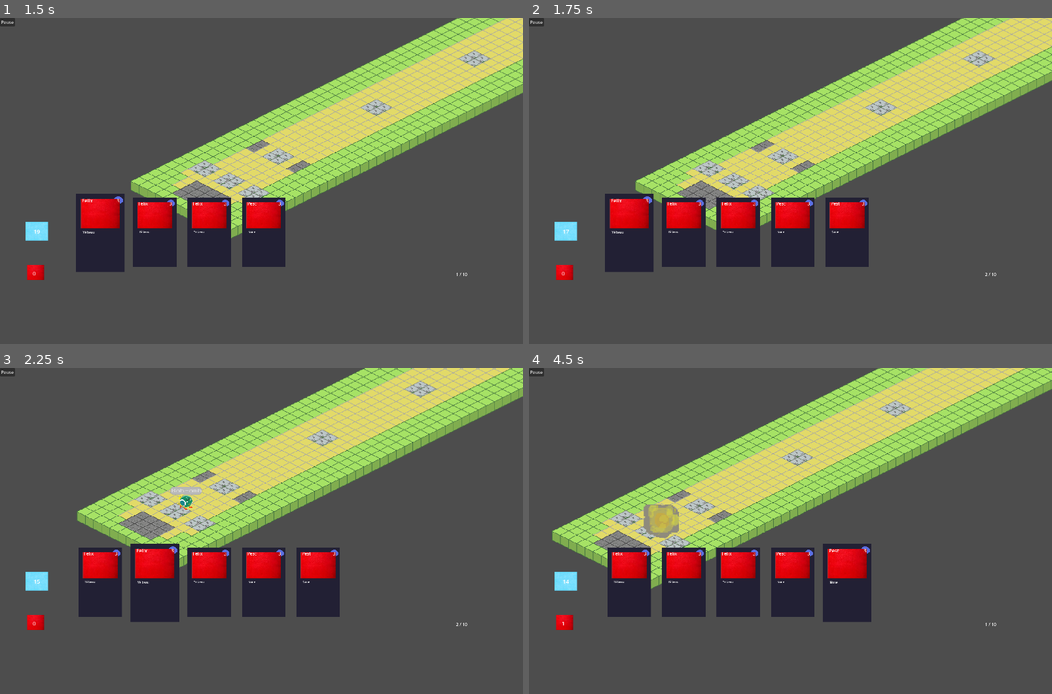
Above: before the commit, frames 1-4 (two rows, left to right).
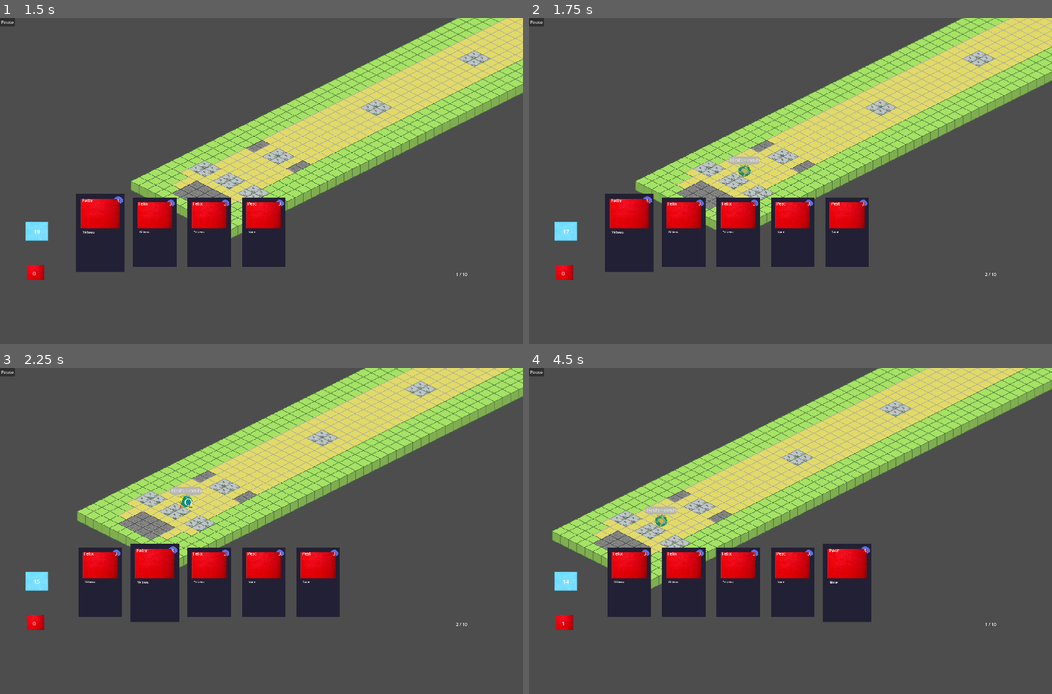
Above: after the commit, the same moments.

Repository: ShroomySquid/LudumDare56
Game: Godot game, scene res://scenes/start_screen.tscn
Two runs of this game, one before a commit and one after it. Both use one fixed random seed, a clock stepped at 60 frames per second and the inputs below.
Inputs (mouse positions are in pixels of both pictures, inside the frame that each line leads up to):
- Up to frame 1 (1.5 s): click "Start" at 0.5 s; move the mouse to (99, 233) at 1.27 s; hold D (right) from 1.28 s (still down); hold B (B) from 1.28 s (still down)
- Up to frame 2 (1.75 s): keep holding D (right); keep holding B (B); tap M (M, bound only after the commit) at 1.55 s
- Up to frame 3 (2.25 s): move the mouse to (156, 583) at 2.02 s; release D (right) at 2.03 s; release B (B) at 2.03 s; hold S (down) from 2.03 s (still down); tap M (M, bound only after the commit) at 2.1 s
- Up to frame 4 (4.5 s): tap B (B) at 2.3, 3.8 s; move the mouse to (738, 583) at 2.77 s; release S (down) at 2.78 s; hold D (right) 2.78-3.53 s; hold B (B) 2.78-3.53 s; tap M (M, bound only after the commit) at 3.05 s; move the mouse to (790, 583) at 3.52 s; hold W (up) 3.53-4.28 s; click (790, 583) at 3.6 s; move the mouse to (848, 583) at 4.27 s; hold A (left) from 4.28 s (still down); hold Right mouse button (RightClick) from 4.28 s (still down)

Frame 1 is identical in both runs. In frame 2, 0.2% of the frame differs, in the area x 38-45%, y 42-50%; in frame 3, less than 0.1%; in frame 4, 0.6%, in the area x 21-29%, y 41-53%.

Commit message:
changed keys and fixed bug with attack animation

Diff:
--- a/Scripts/Creatures/bob_omb.gd
+++ b/Scripts/Creatures/bob_omb.gd
@@ -57,7 +57,7 @@
 		else:
 			$AnimatedSprite2D.play("idle_down")
 
-	if Input.is_action_pressed("B"):
+	if Input.is_action_pressed("B") and is_attacking == false:
 		attack()
 		#$AudioStreamPlayer2D.play()
 	#if $DamageArea/DamageCollision. #TODO make this
--- a/Scripts/creature_container.gd
+++ b/Scripts/creature_container.gd
@@ -33,7 +33,7 @@
 
 # Called every frame. 'delta' is the elapsed time since the previous frame.
 func _process(delta: float) -> void:
-	if Input.is_action_pressed("down"):
+	if Input.is_action_pressed("M"):
 		spawn_creature(CreatureType.CreatureA, Vector2(200, 500)) #TODO: change to position of base
 	pass
 
--- a/project.godot
+++ b/project.godot
@@ -81,6 +81,11 @@
 "events": [Object(InputEventKey,"resource_local_to_scene":false,"resource_name":"","device":-1,"window_id":0,"alt_press …(191 unchanged characters)…
 ]
 }
+M={
+"deadzone": 0.5,
+"events": [Object(InputEventKey,"resource_local_to_scene":false,"resource_name":"","device":-1,"window_id":0,"alt_pressed":false,"shift_pressed":false,"ctrl_pressed":false,"meta_pressed":false,"pressed":false,"keycode":0,"physical_keycode":77,"key_label":0,"unicode":109,"location":0,"echo":false,"script":null)
+]
+}
 
 [layer_names]
 
Not shown: 1 places in scenes/fire_fist.tscn that only renumber resources
